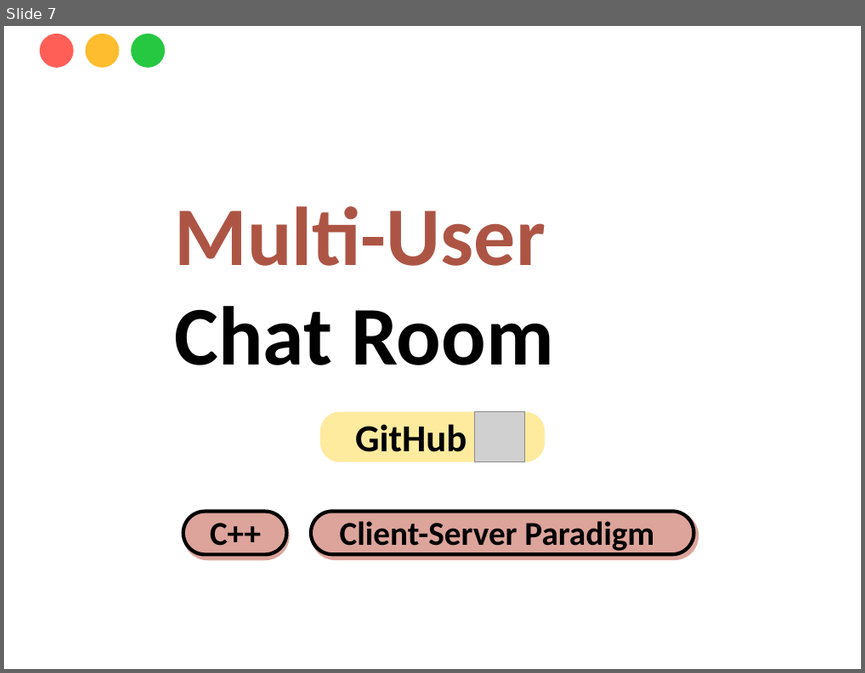
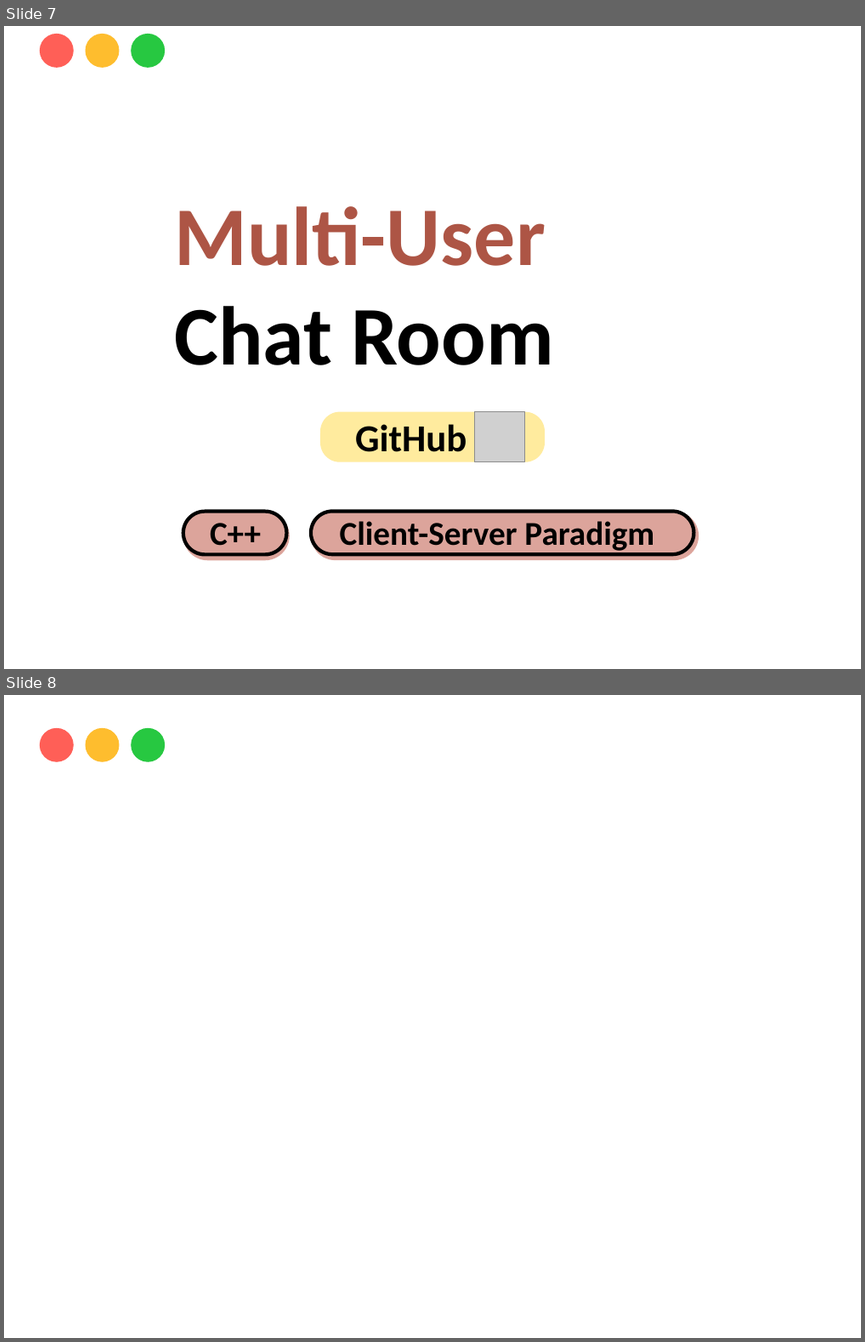
Before and after one commit to yinhsuan/portfolio, a slide deck: project image.pptx. Shown one above the other, each under a label of ours: slide 7 before the commit, slides 7 and 8 after it. The pictures are 865x673 and 865x1342 pixels, drawn with LibreOffice and Linux fonts; fonts in the diff are those of the drawing; grey boxes stand for pictures; background and template pictures are left out. Boxes give left, top, right and bottom in pixels: in the first picture for what was removed or moved away, otherwise in the second. Text is boxed around its words. In the diff, an @@ line names an element or a change of style, - is before the commit and + after.

```diff
--- a/project image.pptx
+++ b/project image.pptx
@@ slide 8 added at [4,695,861,1338], background picture (left out) @@
@@ ellipse added at [39,728,74,763], fill #FF5F57 @@
@@ ellipse added at [86,728,120,763], fill #FEBD2E @@
@@ ellipse added at [131,728,166,763], fill #27C841 @@
```
Also in this commit, not shown: 1 other slide added, 1 slide removed, 6 other files.
